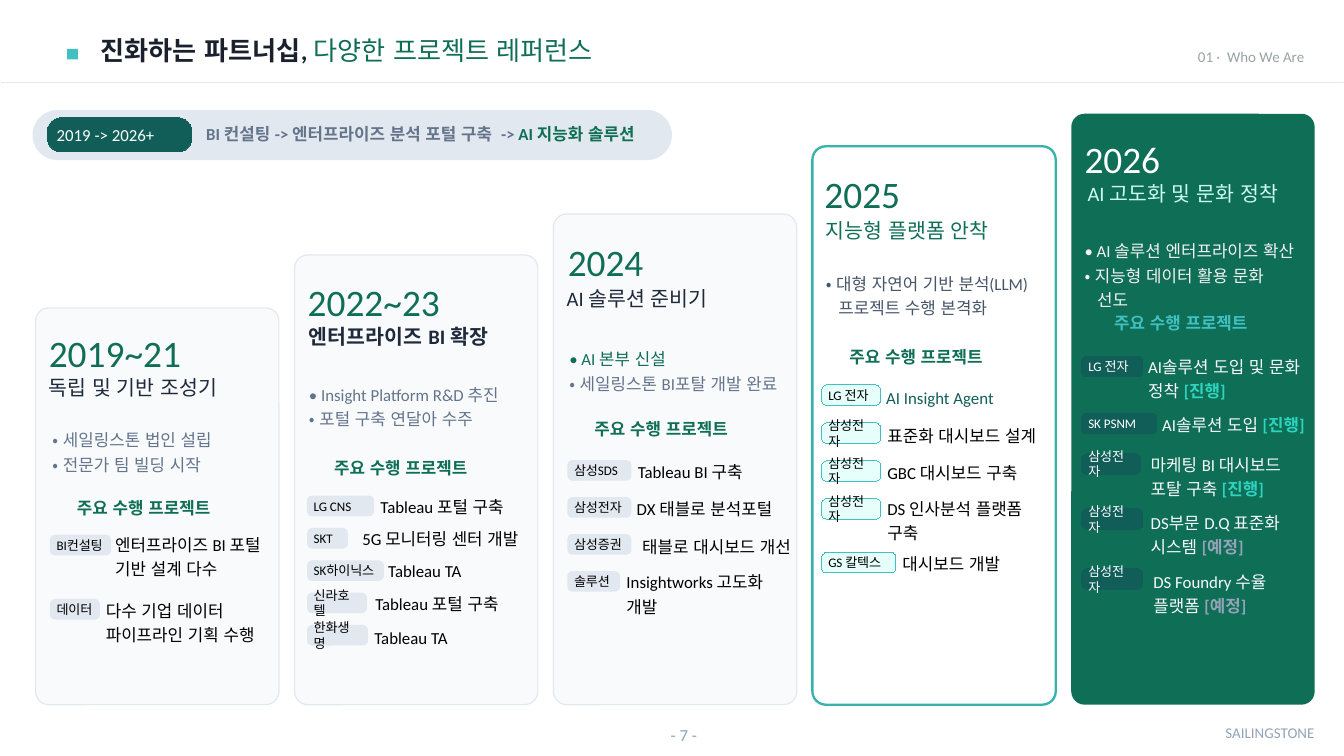
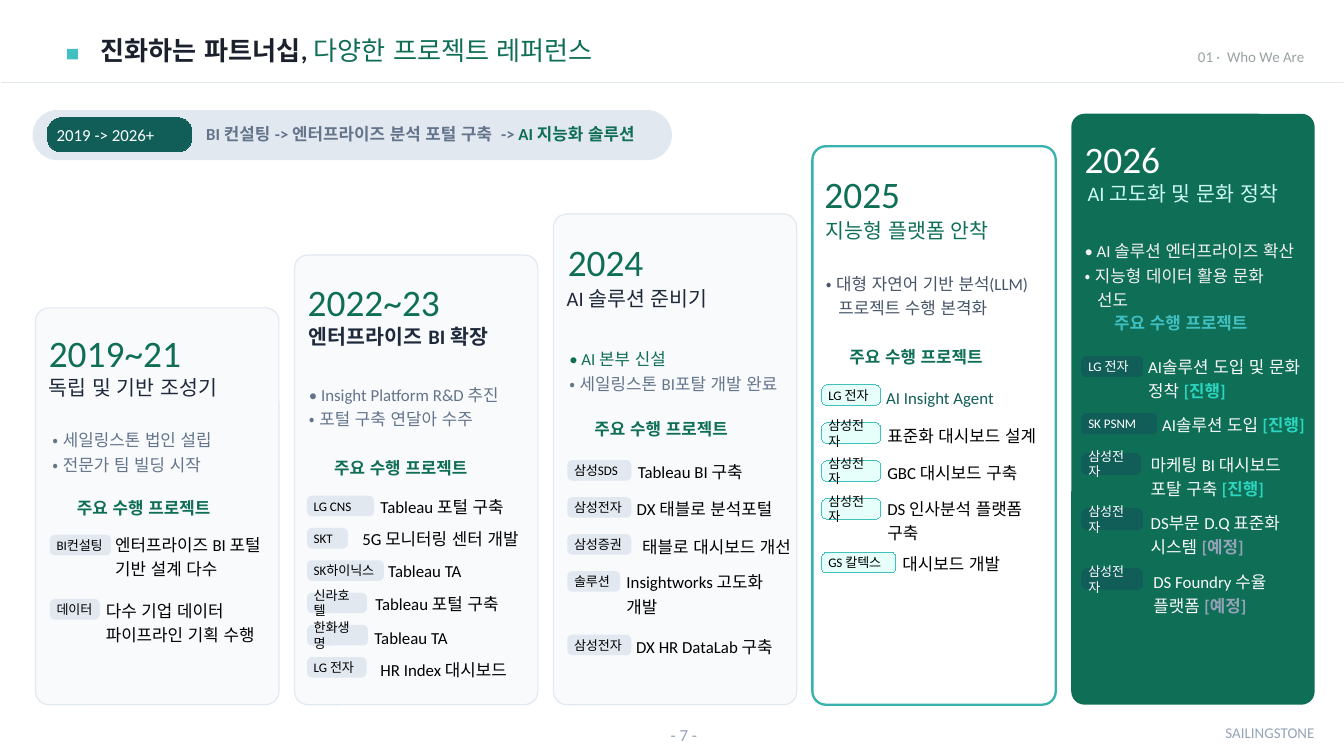
Before and after one commit to sellect-team/doc, a slide deck: slide 7 of docs/company/_source/company-intro-2026.pptx. Drawn at 1344x756 pixels with LibreOffice and Linux fonts; fonts in the diff are those of the drawing; background and template pictures are left out. Boxes give left, top, right and bottom in pixels: in the first picture for what was removed or moved away, otherwise in the second. Text is boxed around its words. In the diff, an @@ line names an element or a change of style, - is before the commit and + after.

```diff
--- a/docs/company/_source/company-intro-2026.pptx
+++ b/docs/company/_source/company-intro-2026.pptx
@@ rounded rectangle added at [306, 657, 366, 677], fill #E2E8F0, 7 pt, text #000000 @@
+LG 전자
@@ rounded rectangle added at [567, 634, 632, 655], fill #E2E8F0, 7 pt, text #000000 @@
+삼성전자
@@ text added at [636, 639, 773, 655], 9 pt, text #000000 @@
+DX HR DataLab 구축
@@ text added at [380, 662, 507, 678], 9 pt, text #000000 @@
+HR Index 대시보드
```
Also in this commit, not shown: 7 other slides changed, 1 slide added, 33 other files.
